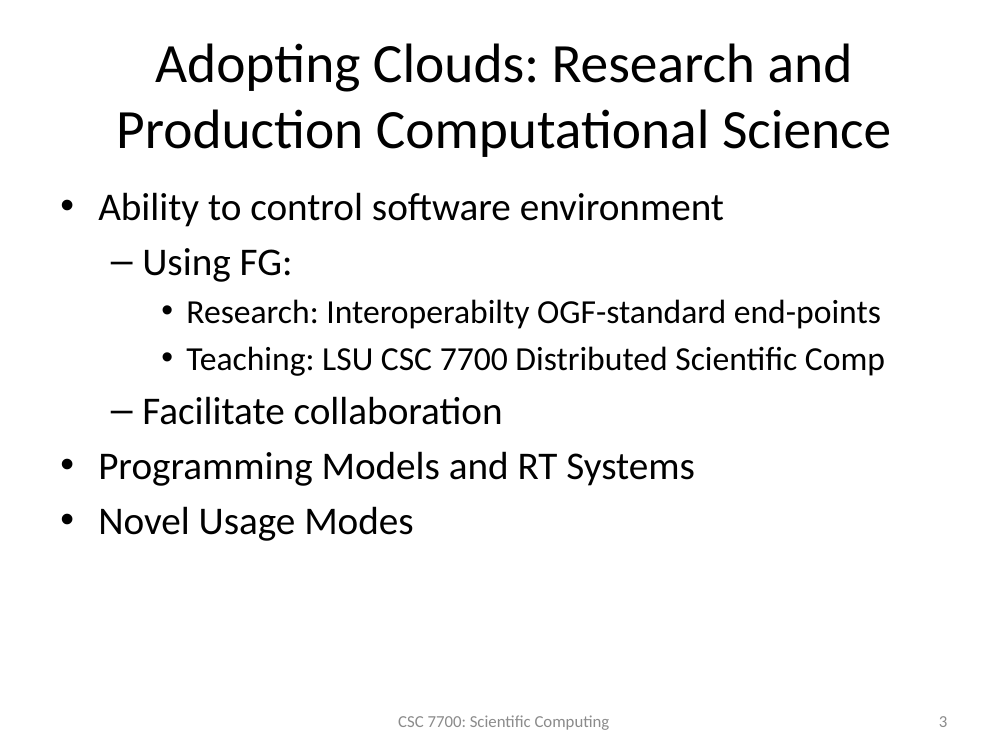
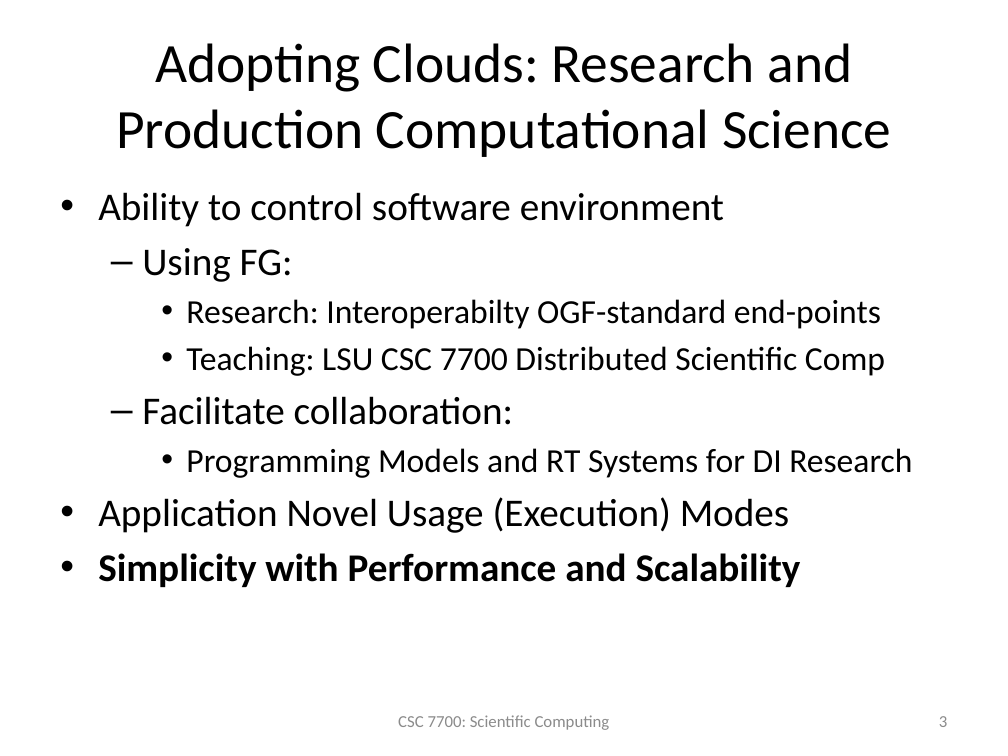
Before and after one commit to saga-project/saga-cpp-legacy-projects, a slide deck: slide 3 of papers/cloudcom10/presentation/cloudcom-panel.pptx. Drawn at 1008x756 pixels with LibreOffice and Linux fonts; fonts in the diff are those of the drawing. Boxes give left, top, right and bottom in pixels: in the first picture for what was removed or moved away, otherwise in the second. Text is boxed around its words. In the diff, an @@ line names an element or a change of style, - is before the commit and + after.

```diff
--- a/papers/cloudcom10/presentation/cloudcom-panel.pptx
+++ b/papers/cloudcom10/presentation/cloudcom-panel.pptx
@@ text at (x1=98, y1=396, x2=912, y2=587): text changed @@
-  – Facilitate collaboration
-• Programming Models and RT Systems
-• Novel Usage Modes
+  – Facilitate collaboration:
+    • Programming Models and RT Systems for DI Research
+• Application Novel Usage (Execution) Modes
+• Simplicity with Performance and Scalability
```
Also in this commit, not shown: 3 slides removed.
